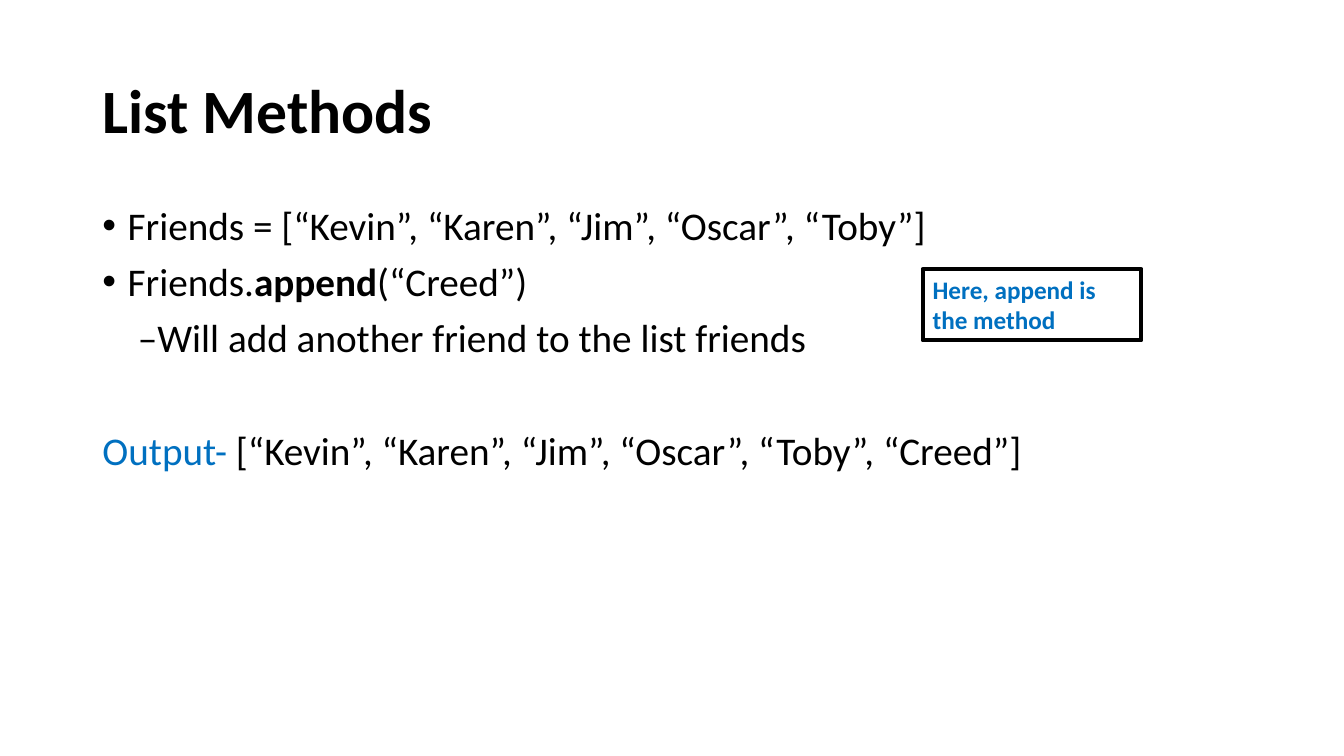
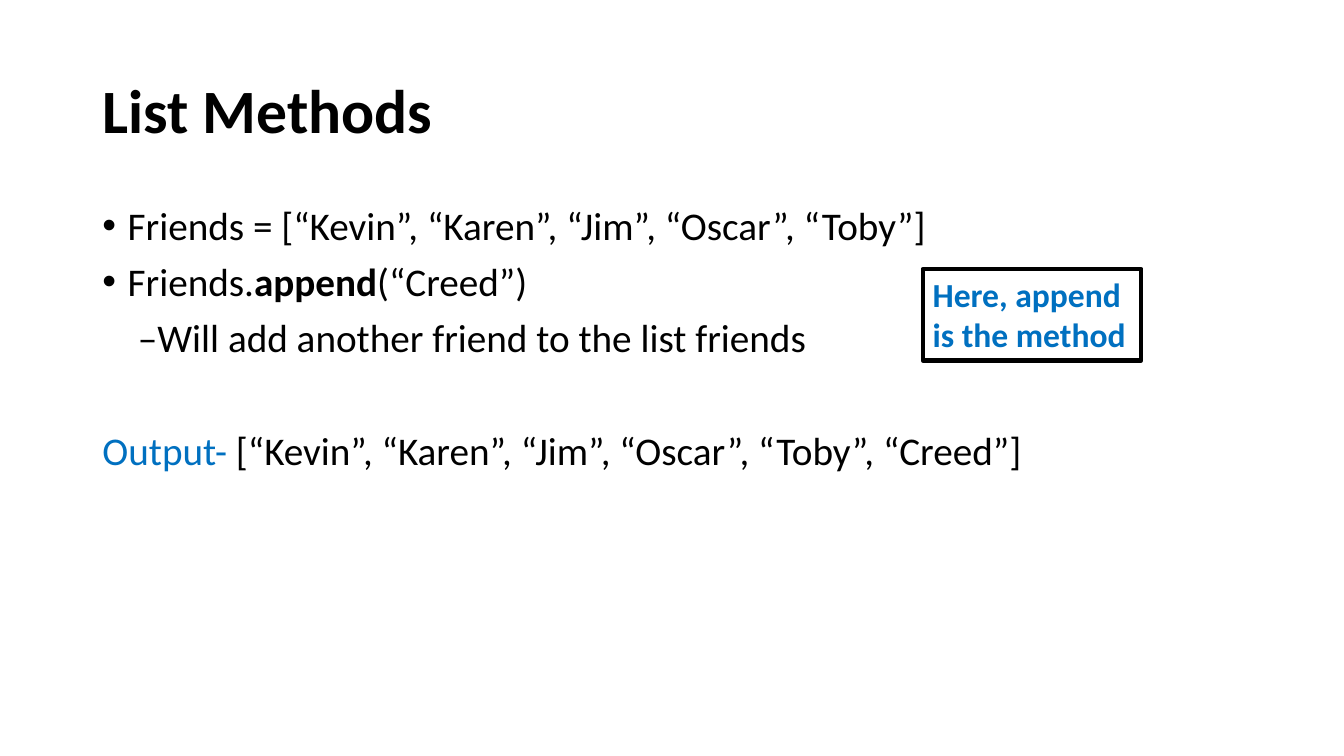
Before and after one commit to HKohin/Python-for-Upward-Bound-Program, a slide deck: slide 22 of PYTHON_8_Lists Part 1.pptx. Drawn at 1344x756 pixels with LibreOffice and Linux fonts; fonts in the diff are those of the drawing. Boxes give left, top, right and bottom in pixels: in the first picture for what was removed or moved away, otherwise in the second. Text is boxed around its words. In the diff, an @@ line names an element or a change of style, - is before the commit and + after.

```diff
--- a/PYTHON_8_Lists Part 1.pptx
+++ b/PYTHON_8_Lists Part 1.pptx
@@ rectangle "Here, append is the method": place and size @@
-rectangle "Here, append is the method" at (923, 269, 1141, 341)
+rectangle "Here, append is the method" at (923, 269, 1141, 361)
@@ rectangle "Here, append is the method" at (923, 269, 1141, 361): size 18 to 24 pt @@
```
Also in this commit, not shown: 8 other slides changed.
